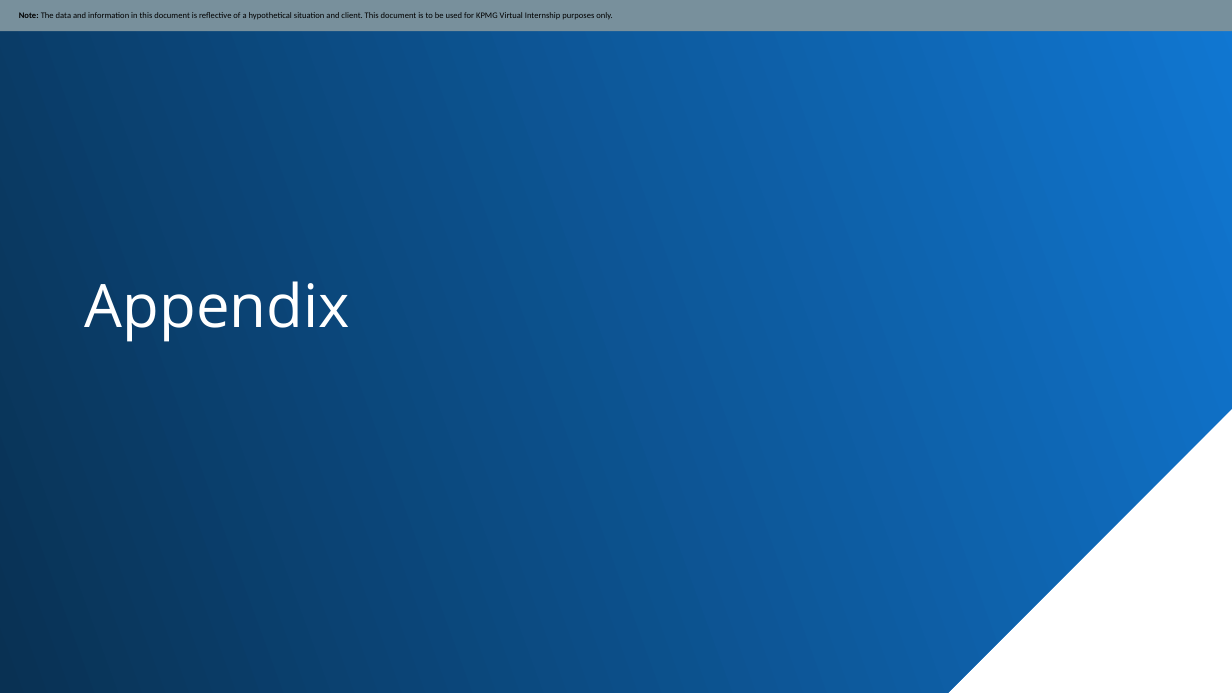
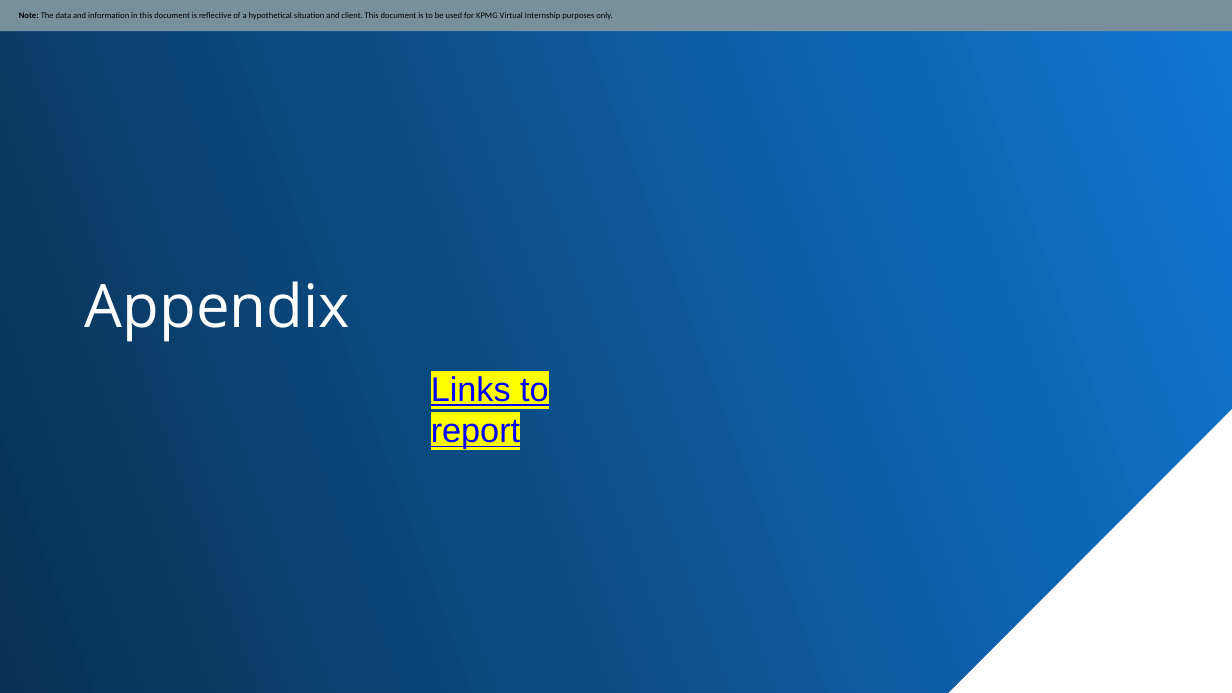
Before and after one commit to Tramnddle/KPMG-Data-Analytics-Virtual-internship, a slide deck: slide 18 of Module_3_ Tram Nguyen _ KPMG virtual internship program.pptx. Drawn at 1232x693 pixels with LibreOffice and Linux fonts; fonts in the diff are those of the drawing. Boxes give left, top, right and bottom in pixels: in the first picture for what was removed or moved away, otherwise in the second. Text is boxed around its words. In the diff, an @@ line names an element or a change of style, - is before the commit and + after.

```diff
--- a/Module_3_ Tram Nguyen _ KPMG virtual internship program.pptx
+++ b/Module_3_ Tram Nguyen _ KPMG virtual internship program.pptx
@@ text added at [431, 376, 549, 449], 20 pt, text #0000FF, underline @@
+Links to report
```
